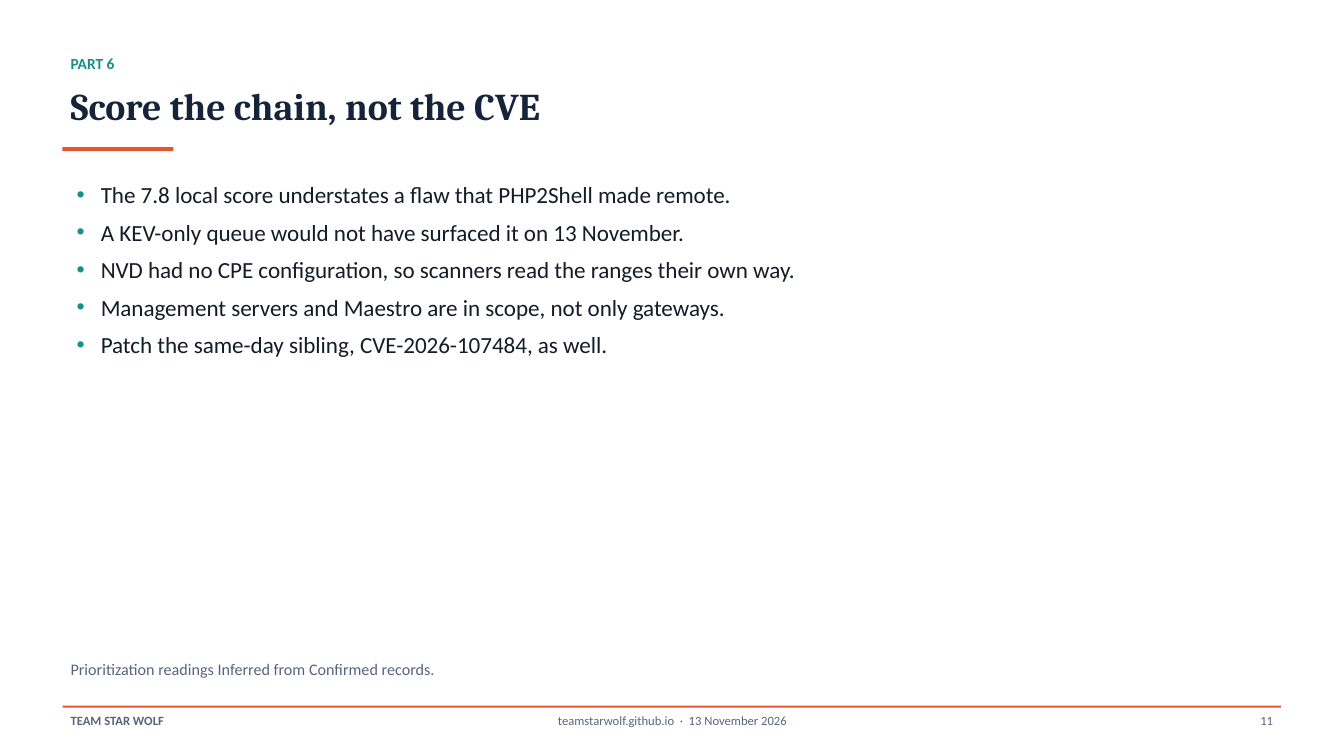
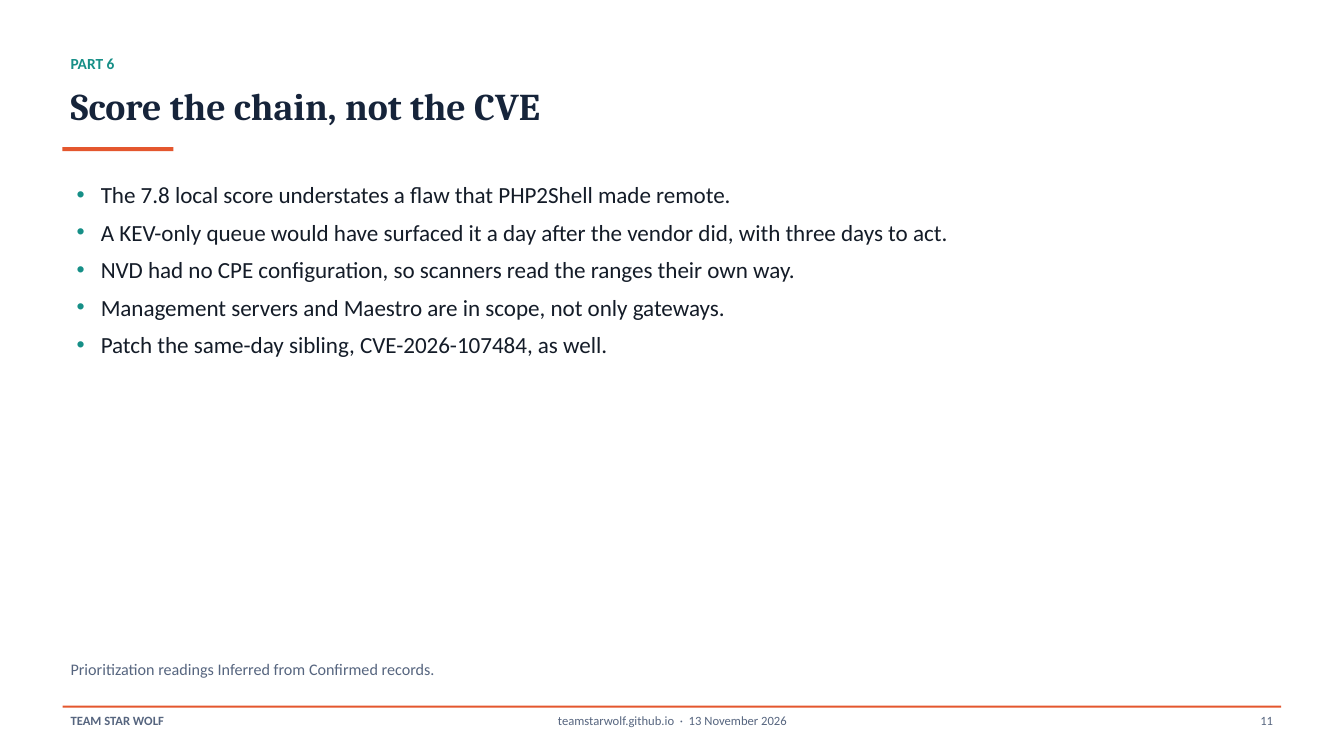
Before and after one commit to TeamStarWolf/TeamStarWolf, a slide deck: slide 11 of case-studies/slides/Check_Point_Gaia_CVE_2026_123039_Case_Study.pptx. Drawn at 1344x756 pixels with LibreOffice and Linux fonts; fonts in the diff are those of the drawing. Boxes give left, top, right and bottom in pixels: in the first picture for what was removed or moved away, otherwise in the second. Text is boxed around its words. In the diff, an @@ line names an element or a change of style, - is before the commit and + after.

```diff
--- a/case-studies/slides/Check_Point_Gaia_CVE_2026_123039_Case_Study.pptx
+++ b/case-studies/slides/Check_Point_Gaia_CVE_2026_123039_Case_Study.pptx
@@ text at (x1=101, y1=225, x2=947, y2=245): text changed @@
-• A KEV-only queue would not have surfaced it on 13 November.
+• A KEV-only queue would have surfaced it a day after the vendor did, with three days to act.
```
Also in this commit, not shown: 1 other slide changed, 3 other files.
